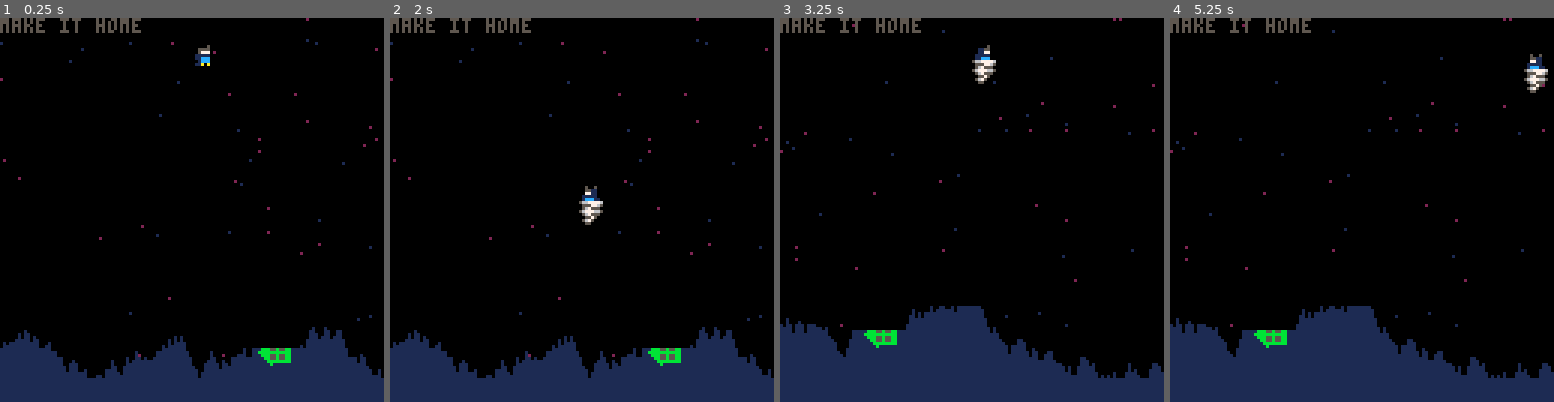
Above: before the commit, frames 1-4 (left to right).
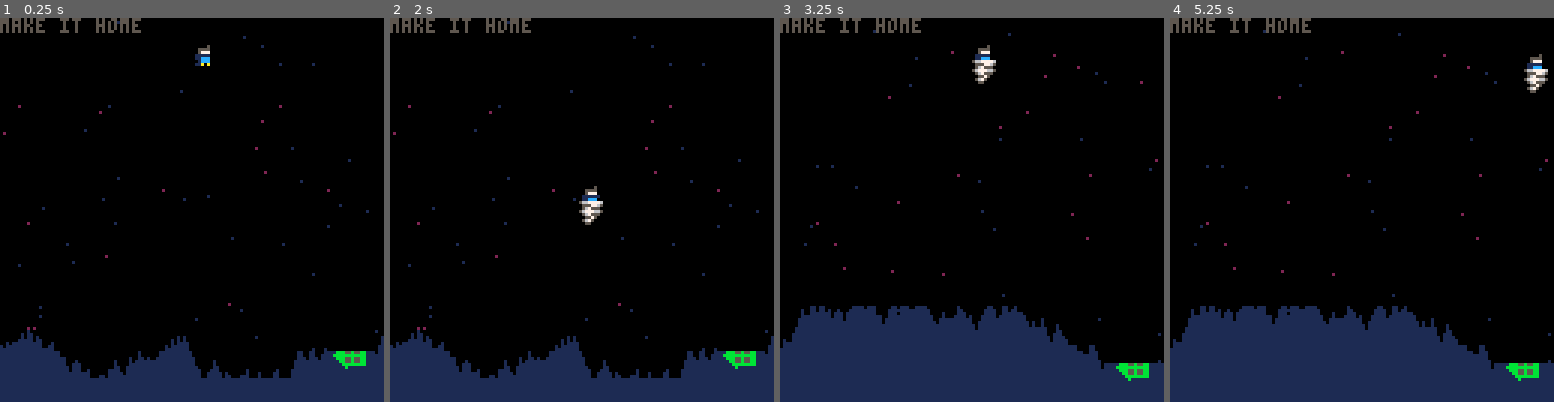
Above: after the commit, the same moments.

Repository: Spencer-Littrel/johnlander
Game: PICO-8 cartridge JohnLander.p8
Two runs of this game, one before a commit and one after it. Both use one fixed random seed, a clock stepped at 60 frames per second and the inputs below.
Inputs:
- Up to frame 1 (0.25 s): no input
- Up to frame 2 (2 s): tap X (X key) at 1.07 s; hold Left from 1.97 s (still down)
- Up to frame 3 (3.25 s): tap X (X key) every 0.33 s from 2.07 to 3.07 s; release Left at 2.37 s; hold Right from 2.87 s (still down)
- Up to frame 4 (5.25 s): tap X (X key) every 0.33 s from 3.4 to 5.07 s; release Right at 3.53 s; hold Up 3.58-4.08 s; hold Right 4.13-4.53 s; hold Left from 5.13 s (still down)

The runs differ from the first frame. In frame 1, 3.7% of the frame differs, in the area x 0-100%, y 0-94%; in frame 2, 3.7%; in frame 3, 5.5%; in frame 4, 5.6%, in the area x 0-100%, y 0-95%.

Commit message:
Added sound and music
Added new original sound effects
Added custom song for background

Diff:
--- a/JohnLander.p8
+++ b/JohnLander.p8
@@ -9,6 +9,7 @@
   make_background()
   make_ground()
   make_player()
+  music(0)
 end
 
 function _update()
@@ -32,11 +34,13 @@
   -- print("dy:"..p.dy,2,8,7)
   print("make it home",5)
 
+
   if (game_over) then
+    music(-1)
     if (win) then
       print("welcome home",40,40,11)
     else
-      print("no way home",40,40,13)
+      print("lost",55,40,13)
     end
     print("❎ - try again?",34,70,5)
   end
@@ -56,6 +60,7 @@
 function make_background()
   s={}
   s.rand=rndb(0,127)
+  s.rand=rndb(0,127)
 end
 
 function draw_player()
@@ -66,10 +71,10 @@
     spr(2,p.x,p.y)         -- death
   end
   if (btn(0)) then
-    spr(4,p.x,p.y) -- left facing
+    -- spr(4,p.x,p.y) -- left facing
   end
   if (btn(1)) then
-    spr(3,p.x,p.y)  -- right facing
+    -- spr(3,p.x,p.y)  -- right facing
   end
 
 
Not shown, changed: the music (__music__) section of JohnLander.p8
Not shown, changed: the sound effects (__sfx__) section of JohnLander.p8
